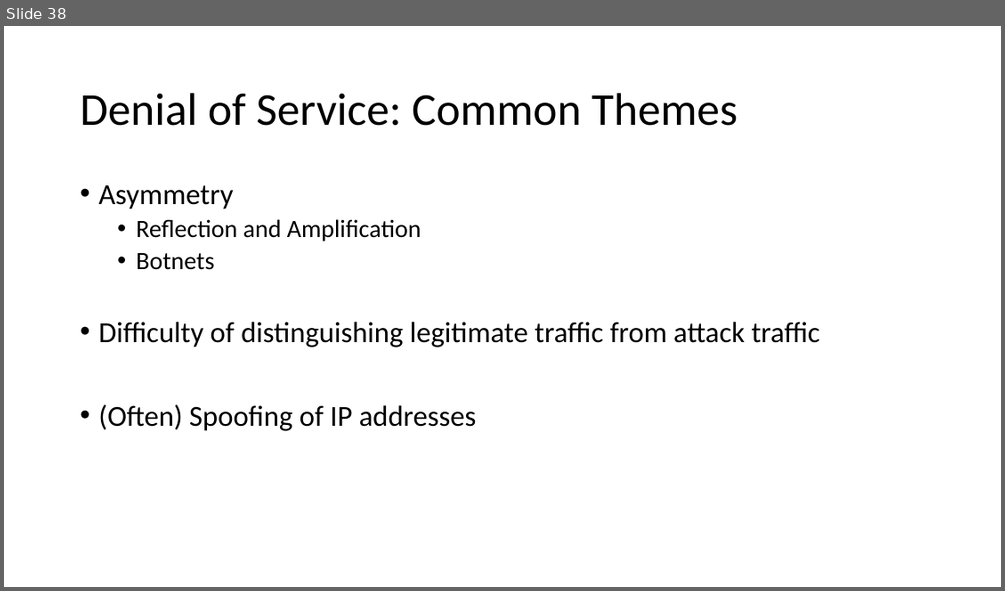
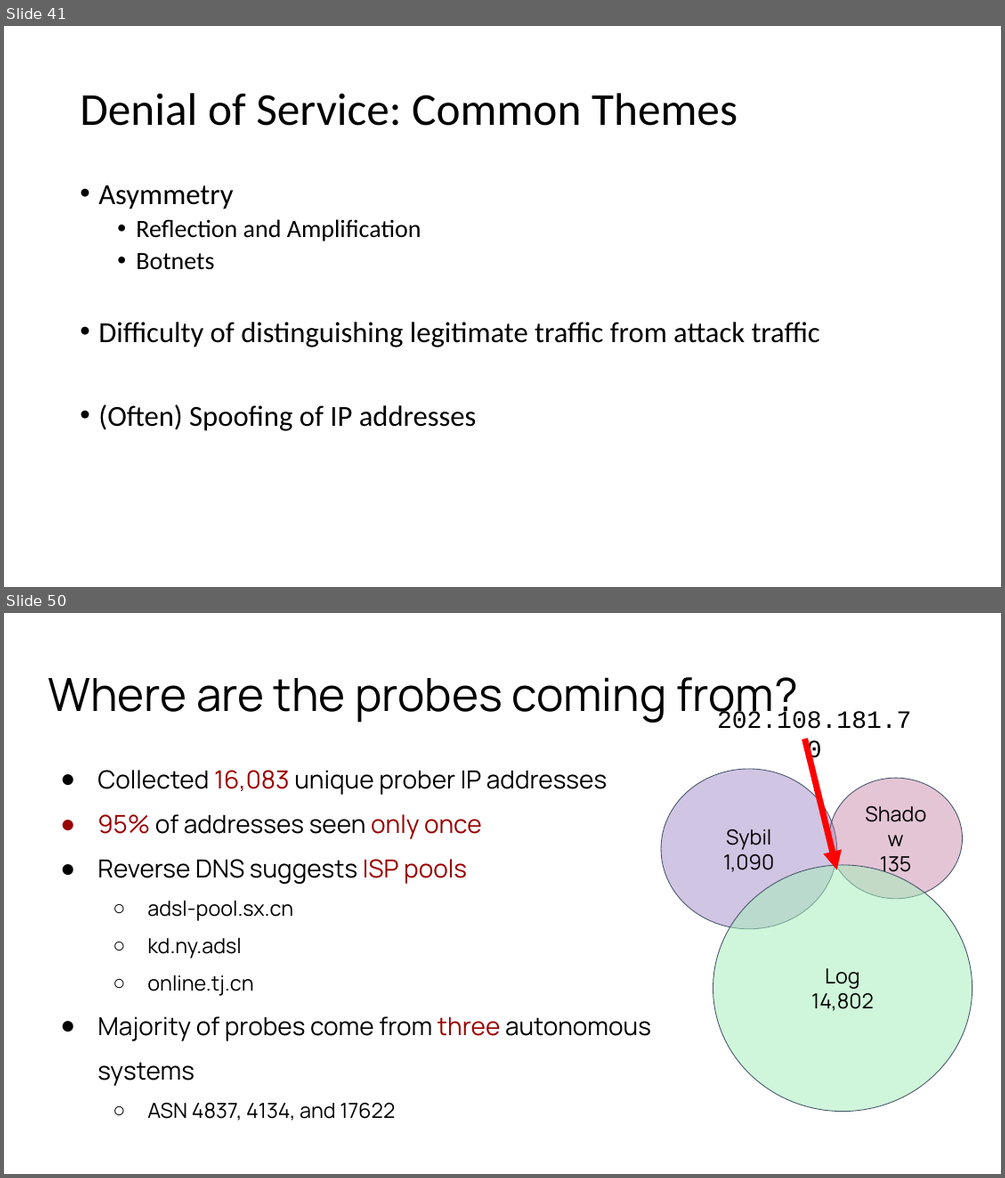
Before and after one commit to noise-lab/censorship-course, a slide deck: lectures/3-Active.pptx. Shown one above the other, each under a label of ours: slide 38 before the commit, slides 41 and 50 after it; the slides between them are not shown. The pictures are 1005x591 and 1005x1178 pixels, drawn with LibreOffice and Linux fonts; fonts in the diff are those of the drawing. Boxes give left, top, right and bottom in pixels: in the first picture for what was removed or moved away, otherwise in the second. Text is boxed around its words. In the diff, an @@ line names an element or a change of style, - is before the commit and + after.

```diff
--- a/lectures/3-Active.pptx
+++ b/lectures/3-Active.pptx
@@ slide 50 added at (4, 613, 1001, 1174), background #FFFFFF @@
@@ title added at (48, 677, 798, 722), 44 pt, text #000000 @@
+Where are the probes coming from?
@@ text added at (717, 710, 911, 729), 24 pt, text #000000 @@
+202.108.181.70
@@ arrow added from (805, 738) to (837, 869), #FF0000 6 pt @@
@@ text added at (97, 770, 651, 1120), 24 pt, text #000000 @@
+● Collected 16,083 unique prober IP addresses
+● 95% of addresses seen only once
+● Reverse DNS suggests ISP pools
+  ○ adsl-pool.sx.cn
+  ○ kd.ny.adsl
+  ○ online.tj.cn
+● Majority of probes come from three autonomous systems
+  ○ ASN 4837, 4134, and 17622
@@ ellipse added at (662, 769, 837, 929), fill #987CC2 at 44% opacity, outline #44546A 0.75 pt, 20 pt, text #000000 @@
+Sybil
+1,090
@@ ellipse added at (829, 778, 962, 899), fill #C27BA0 at 44% opacity, outline #44546A 0.75 pt, 20 pt, text #000000 @@
+Shadow
+135
@@ ellipse added at (713, 865, 972, 1111), fill #A5EEBA at 53% opacity, outline #44546A 0.75 pt, 20 pt, text #000000 @@
+Log
+14,802
@@ what was slide 38 is now slide 41 @@
```
Also in this commit, not shown: 16 slides changed, 14 other slides added, 1 slide removed, 2 other files.
